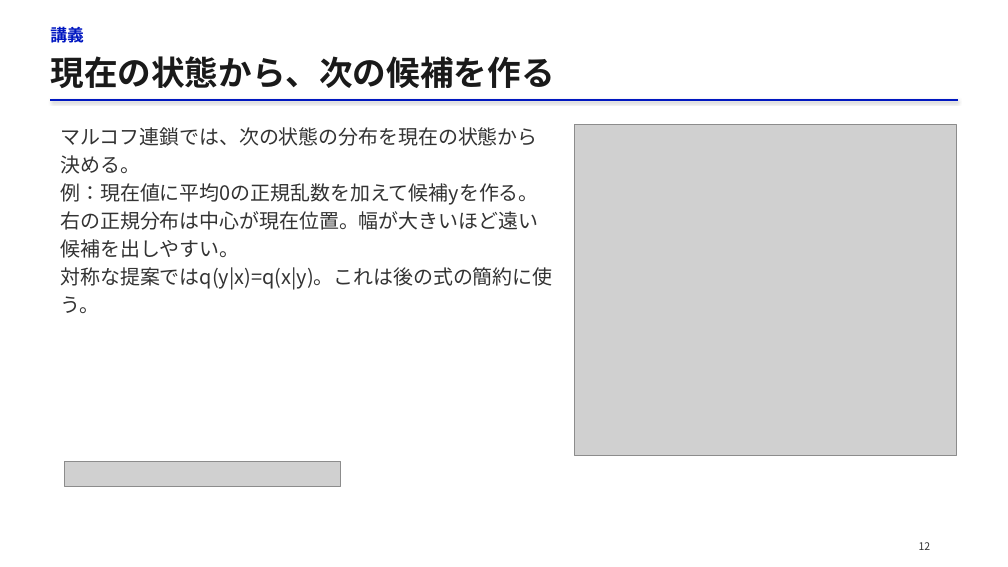
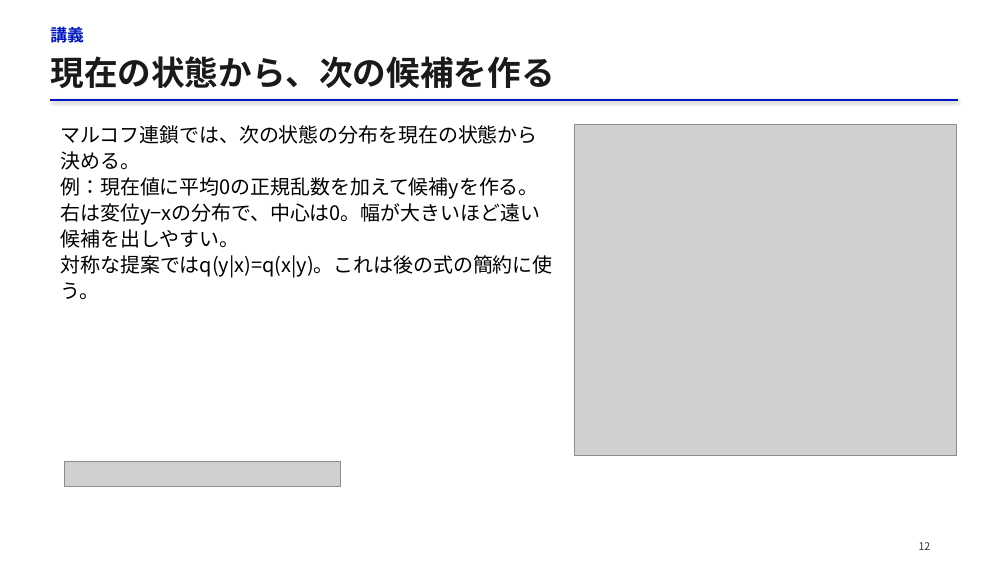
Before and after one commit to matsunagalab/lecture_bioinfo, a slide deck: slide 12 of 10_構造の分布を計算する/10_構造の分布を計算する.pptx. Drawn at 1008x567 pixels with LibreOffice and Linux fonts; fonts in the diff are those of the drawing; grey boxes stand for pictures. Boxes give left, top, right and bottom in pixels: in the first picture for what was removed or moved away, otherwise in the second. Text is boxed around its words. In the diff, an @@ line names an element or a change of style, - is before the commit and + after.

```diff
--- a/10_構造の分布を計算する/10_構造の分布を計算する.pptx
+++ b/10_構造の分布を計算する/10_構造の分布を計算する.pptx
@@ text at (60, 125, 552, 299): text colour #333333 to #000000 in "マルコフ連鎖では、次の状態の分布を現在の状態から決める。", "例：現在値に平均0の正規乱数を加えて候補yを作る。", "対称な提案ではq(y|x)=q(x|y)。これは後の式の簡約に使う。"; line spacing 26.6pt to 24.7pt @@
@@ text at (60, 203, 540, 248): text changed; text colour #333333 to #000000 @@
-右の正規分布は中心が現在位置。幅が大きいほど遠い候補を出しやすい。
+右は変位y−xの分布で、中心は0。幅が大きいほど遠い候補を出しやすい。
```
Also in this commit, not shown: 26 other slides changed, 1 slide added, 1 slide removed, 2 other files.
